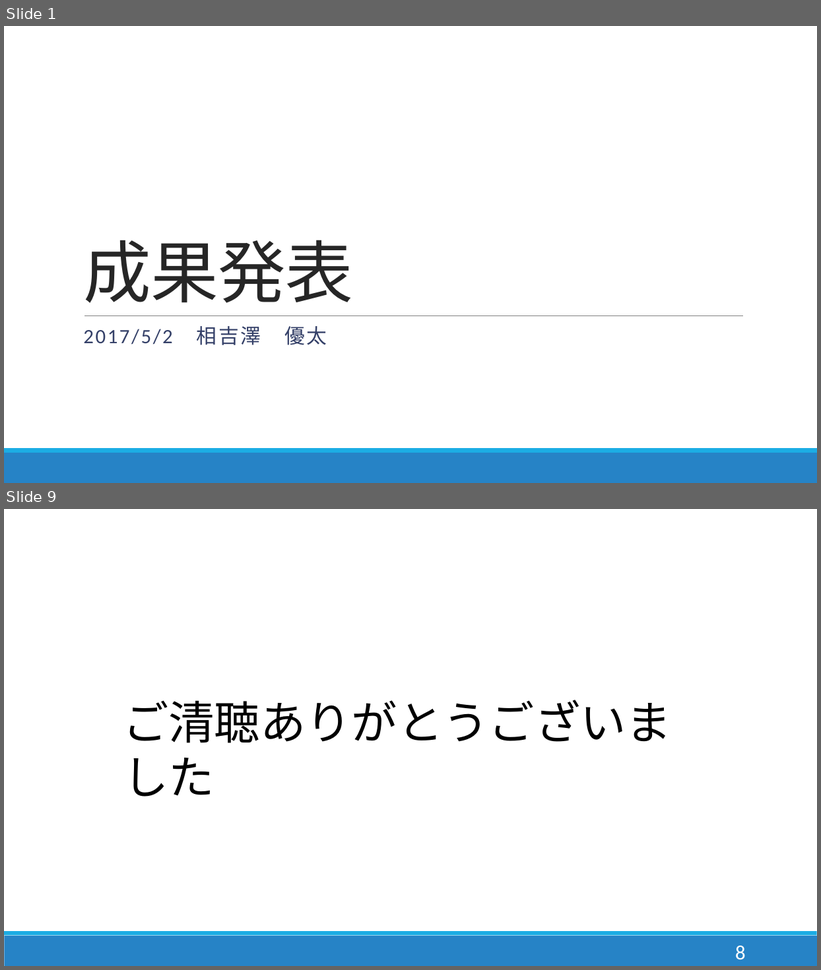
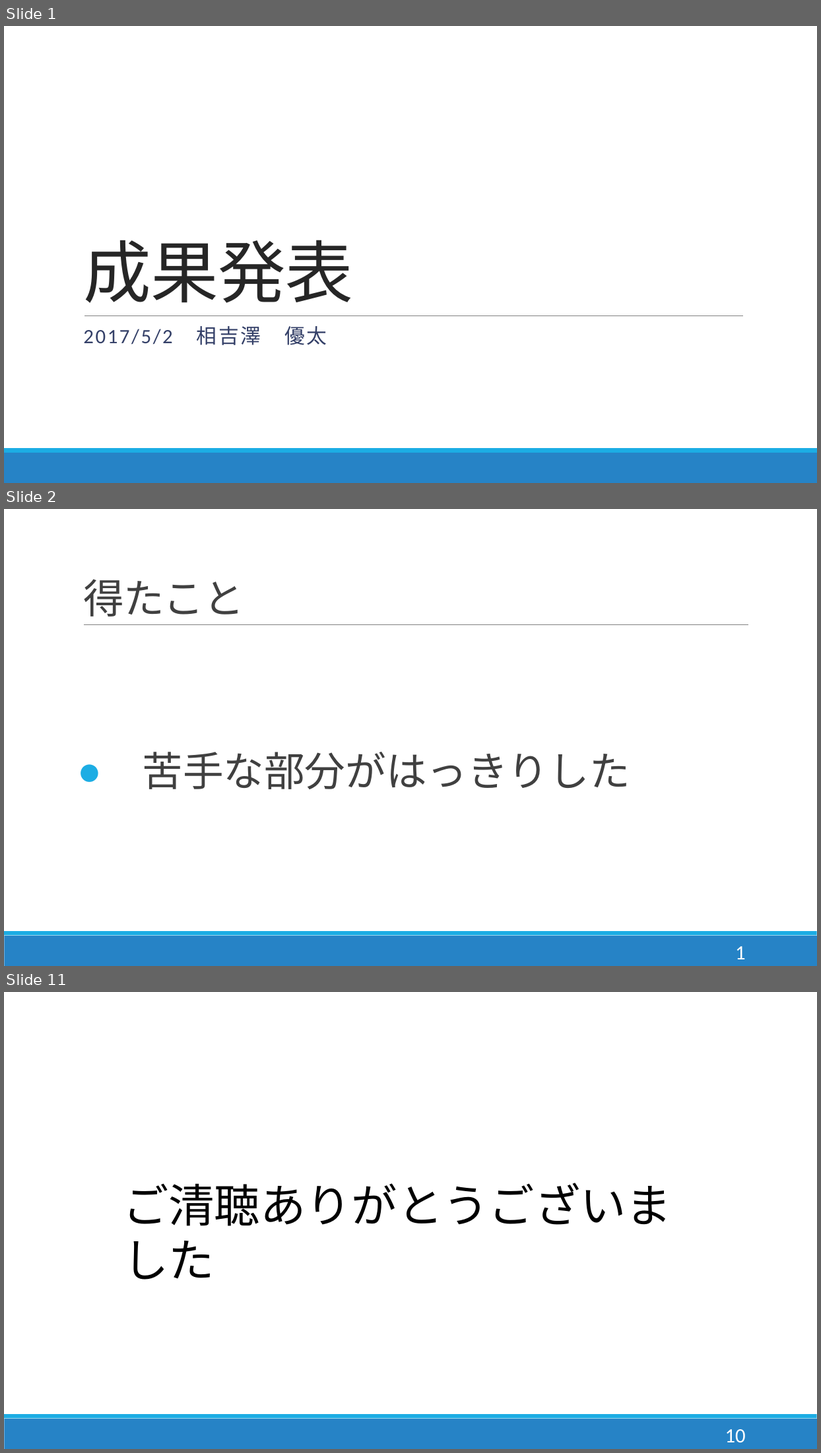
Before and after one commit to y-aiyoshizawa/1st-training, a slide deck: プレゼン/成果発表(相吉澤).pptx. Shown one above the other, each under a label of ours: slides 1 and 9 before the commit, slides 1, 2 and 11 after it; the slides between them are not shown. The pictures are 821x970 and 821x1453 pixels, drawn with LibreOffice and Linux fonts; fonts in the diff are those of the drawing. Boxes give left, top, right and bottom in pixels: in the first picture for what was removed or moved away, otherwise in the second. Text is boxed around its words. In the diff, an @@ line names an element or a change of style, - is before the commit and + after.

Commit message:
文字サイズの修正 最初に得たことを追加 克服したことを追加

```diff
--- a/プレゼン/成果発表(相吉澤).pptx
+++ b/プレゼン/成果発表(相吉澤).pptx
@@ slide 2 added at (4,509,817,966), background #FFFFFF; not listed: 2 template elements that a slide beside it also shows @@
@@ title added at (83,579,244,617), 48 pt, text #404040 @@
+得たこと
@@ line added from (84, 625) to (748, 625), #808080 0.5 pt @@
@@ text added at (143,752,630,789), 48 pt, text #404040 @@
+● 苦手な部分がはっきりした
@@ page number added at (735,947,746,960), 24 pt, text #FFFFFF @@
+1
@@ what was slide 9 is now slide 11 @@
@@ page number at (725,1430,746,1443): text changed @@
-8
+10
```
Also in this commit, not shown: 7 slides changed, 1 other slide added.
